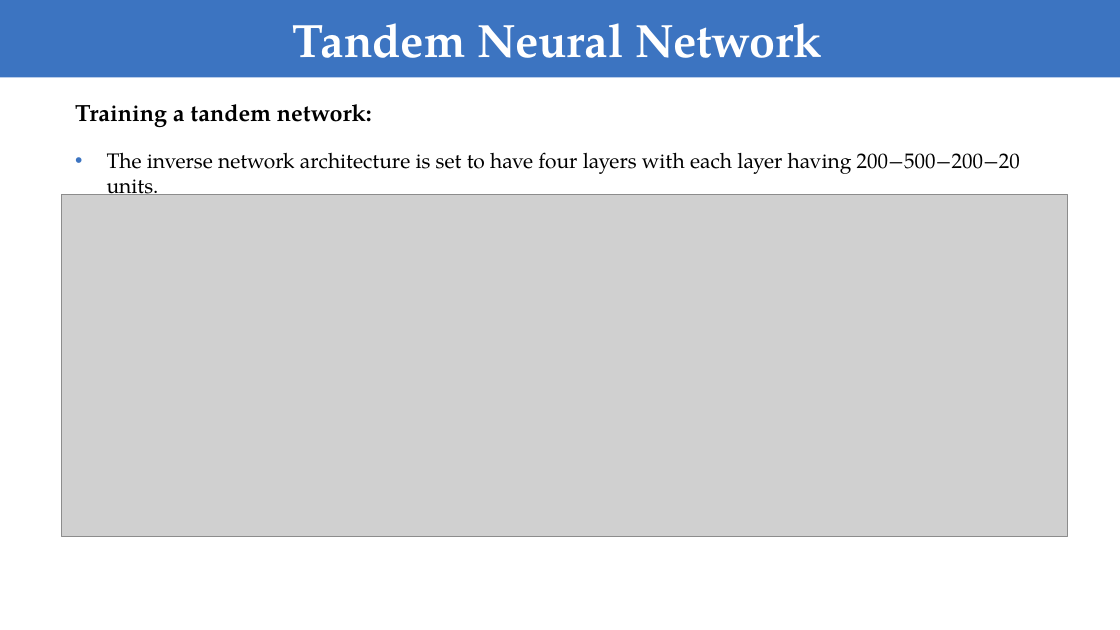
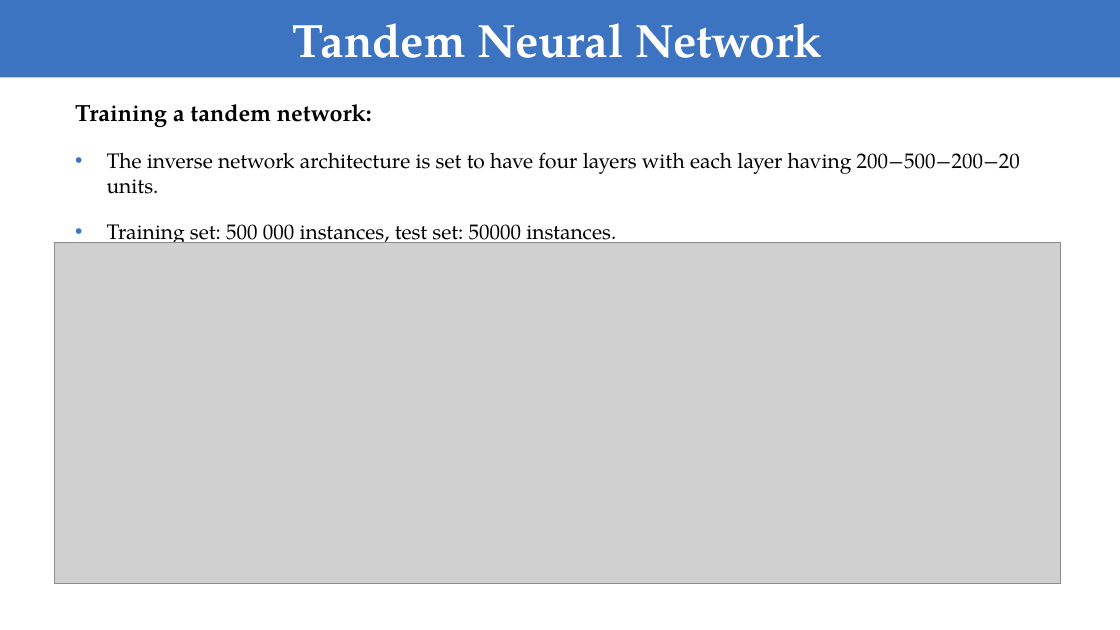
Before and after one commit to FiodarM/InvDesignNet, a slide deck: slide 11 of Training Deep Neural Networks for the Inverse Design of Nanophotonic Structures.pptx. Drawn at 1120x630 pixels with LibreOffice and Linux fonts; fonts in the diff are those of the drawing; grey boxes stand for pictures. Boxes give left, top, right and bottom in pixels: in the first picture for what was removed or moved away, otherwise in the second. Text is boxed around its words. In the diff, an @@ line names an element or a change of style, - is before the commit and + after.

```diff
--- a/Training Deep Neural Networks for the Inverse Design of Nanophotonic Structures.pptx
+++ b/Training Deep Neural Networks for the Inverse Design of Nanophotonic Structures.pptx
@@ text at [107,224,616,247]: paragraph added @@
+• Training set: 500 000 instances, test set: 50000 instances.
@@ picture: place and size @@
-picture at [62,195,1068,537]
+picture at [55,243,1060,585]
```
Also in this commit, not shown: 5 other slides changed.
